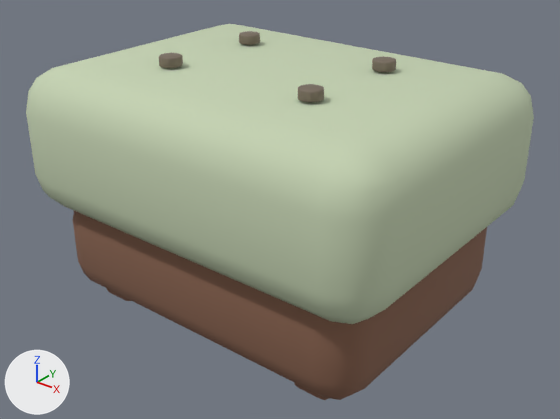
The glTF model public/models/furniture/ottoman.glb as it was, and as the next commit left it.
Camera for both pictures: a 50 mm lens placed at (0.71, -0.879, 0.708), pointed at (0.016, -0.012, 0.171). Lighting does not change. The marker at lower left points along +X, +Y and +Z. The older version comes first. Vertices at exactly the same position are counted once.

In view in the first picture: 'ottoman'.
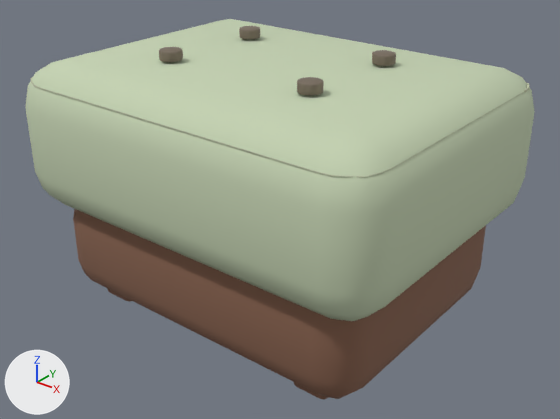
What changed in the scene script:
```text
Add mat_tailored_tone_on_tone_stitch:
    mat_tailored_tone_on_tone_stitch = principled_material('tailored-tone-on-tone-stitch')
    mat_tailored_tone_on_tone_stitch.base_color = (0.46, 0.49, 0.34)  # grey #b5ba9e
    mat_tailored_tone_on_tone_stitch.roughness = 0.99
Add mat_joinery_aged_brass:
    mat_joinery_aged_brass = principled_material('joinery-aged-brass')
    mat_joinery_aged_brass.base_color = (0.41, 0.29, 0.13)  # brown #ac9365
    mat_joinery_aged_brass.metallic = 0.35
    mat_joinery_aged_brass.roughness = 0.66
Change me_cube_038:
    used by ob_ottoman; location = (0.0, 0.0, 0.105)
    remove me_cube_038.from_pydata(...)  # 1136 vertices, 2232 faces; spans x -0.325..0.325, y -0.25..0.25, z -0.105..0.306
    add me_cube_038.from_pydata(...)  # 1334 vertices, 2608 faces; spans x -0.325..0.325, y -0.25..0.25, z 0.0..0.42
    me_cube_038 part 1: the loose piece of 96 vertices spanning x -0.286..0.286, y -0.215..0.215, z -0.092..0.092 is scaled about its middle by (0.992, 1, 1.02), then moved by (0.0, 0.0, 0.107)
    me_cube_038 part 2: the loose piece of 96 vertices spanning x -0.325..0.325, y -0.25..0.25, z 0.057..0.288 is scaled about its middle by (1, 1, 1.02), then moved by (0.0, 0.0, 0.111)
    me_cube_038 part 3: the loose piece of 140 vertices spanning x -0.147..-0.113, y -0.108..-0.072, z 0.291..0.306 is moved by (0.001, 0.0, 0.114)
    me_cube_038 part 4: the loose piece of 140 vertices spanning x -0.147..-0.113, y 0.072..0.108, z 0.291..0.306 is moved by (0.001, 0.0, 0.114)
    me_cube_038 part 5: the loose piece of 140 vertices spanning x 0.113..0.147, y -0.108..-0.072, z 0.291..0.306 is moved by (-0.001, 0.0, 0.114)
    me_cube_038 part 6: the loose piece of 140 vertices spanning x 0.113..0.147, y 0.072..0.108, z 0.291..0.306 is moved by (-0.001, 0.0, 0.114)
    me_cube_038 part 7: a new loose piece of 150 vertices spanning x -0.312..0.313, y -0.24..0.24, z 0.371..0.377, in mat_tailored_tone_on_tone_stitch (grey #b5ba9e)
    other edits to the shape of me_cube_038 do not show in these pictures
    add me_cube_038.materials.append(mat_tailored_tone_on_tone_stitch)  # grey #b5ba9e
    add me_cube_038.materials.append(mat_joinery_aged_brass)  # brown #ac9365
Change ob_ottoman:
    ob_ottoman.location: (0.0, 0.0, 0.105) -> (0.0, 0.0, 0.0)
```

Where the change shows, as pixel boxes [x1, y1, x2, y2] in the pictures (560 x 419 px; the box of a moved part takes in the faces that stretch with it):
'ottoman', reshaped, moved
    before: [26, 24, 534, 400]
    after: [25, 19, 535, 399]
part 1 of me_cube_038, moved or reshaped
    before: [73, 211, 487, 400]
    after: [73, 209, 486, 399]
part 2 of me_cube_038, moved or reshaped
    before: [26, 24, 534, 324]
    after: [25, 19, 535, 321]
part 3 of me_cube_038, moved or reshaped
    before: [159, 53, 183, 68]
    after: [159, 47, 183, 62]
part 4 of me_cube_038, moved or reshaped
    before: [239, 31, 260, 45]
    after: [239, 26, 260, 40]
part 5 of me_cube_038, moved or reshaped
    before: [298, 84, 324, 103]
    after: [297, 77, 324, 96]
part 6 of me_cube_038, moved or reshaped
    before: [372, 56, 396, 72]
    after: [372, 50, 396, 66]
part 7 of me_cube_038, added
    after: [31, 77, 530, 178]
